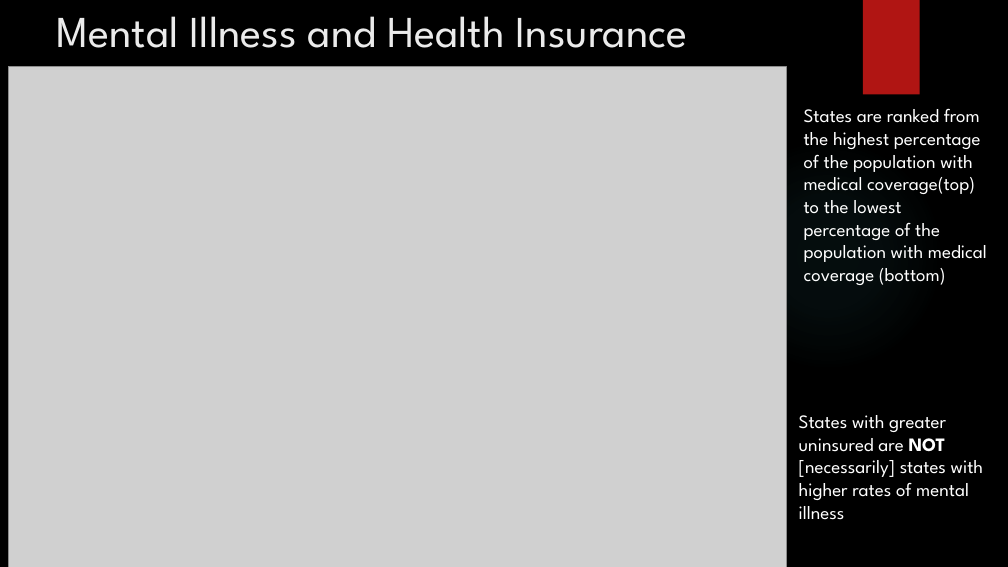
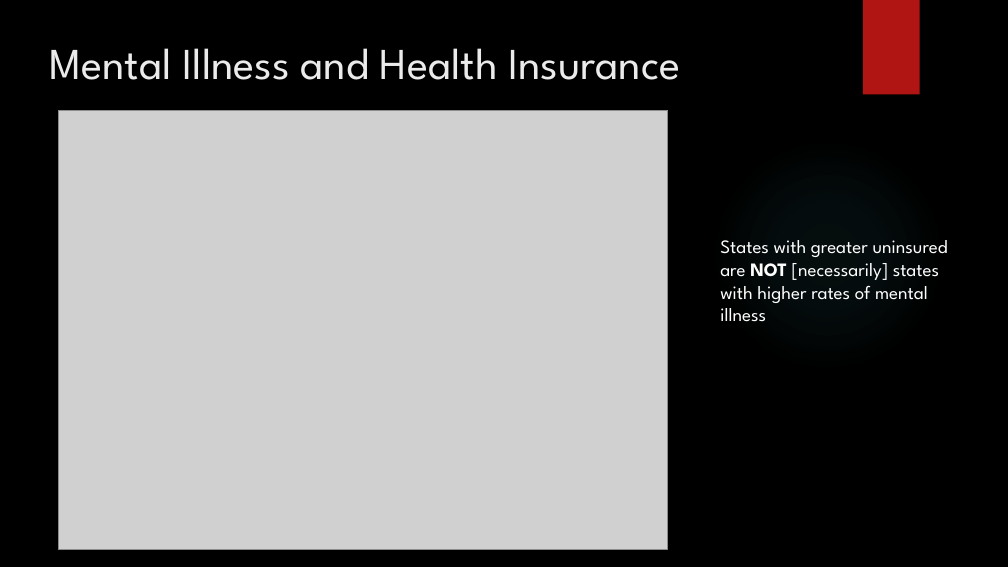
Before and after one commit to brian-e-haley/Mental_health_US, a slide deck: slide 13 of Output/MentalHealth_in_the_US.pptx. Drawn at 1008x567 pixels with LibreOffice and Linux fonts; fonts in the diff are those of the drawing; grey boxes stand for pictures; background and template pictures are left out. Boxes give left, top, right and bottom in pixels: in the first picture for what was removed or moved away, otherwise in the second. Text is boxed around its words. In the diff, an @@ line names an element or a change of style, - is before the commit and + after.

```diff
--- a/Output/MentalHealth_in_the_US.pptx
+++ b/Output/MentalHealth_in_the_US.pptx
@@ title "Mental Illness and Health Insurance": place and size @@
-title "Mental Illness and Health Insurance" at (57, 16, 688, 48)
+title "Mental Illness and Health Insurance" at (49, 48, 681, 80)
@@ picture: place and size @@
-picture at (8, 66, 786, 567)
+picture at (58, 110, 668, 550)
@@ text removed at (804, 108, 987, 285) @@
-States are ranked from the highest percentage of the population with medical coverage(top) to the lowest percentage of the population with medical coverage (bottom)
@@ text "States with greater uninsured are ..." rewrapped from (799, 415, 983, 520) to (720, 240, 948, 322) @@
```
Also in this commit, not shown: 2 other slides changed, 6 other files.
